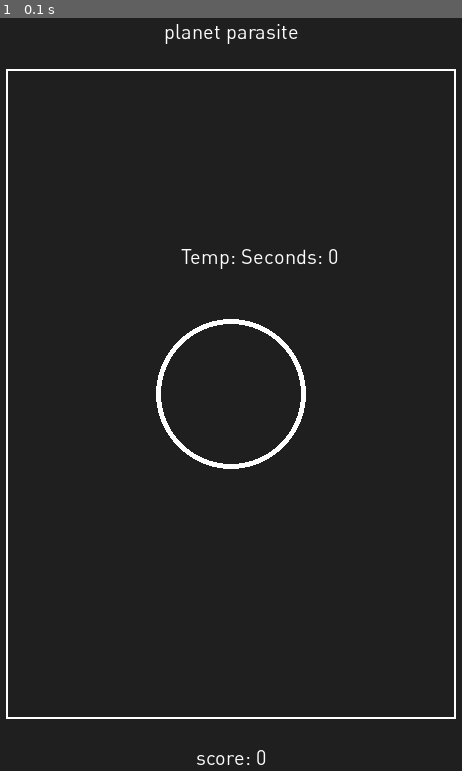
Above: before the commit, frame 1.
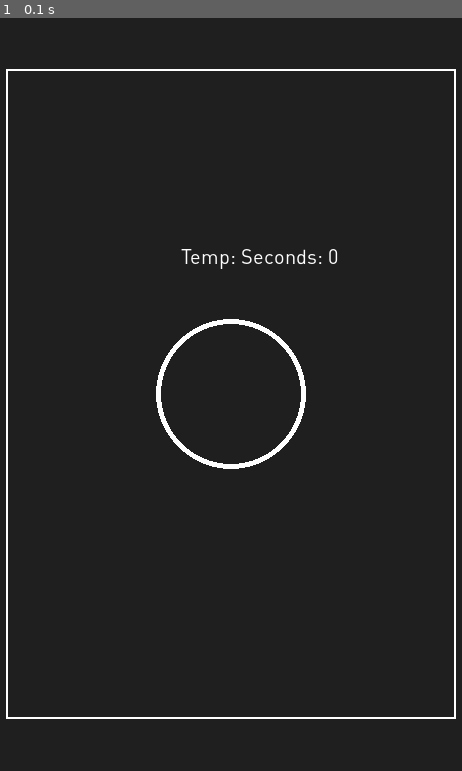
Above: after the commit, the same moment.

Repository: selenazhen/planetParasite
Game: pygame game, started from Game.py
The game is run twice, just before and just after one commit, with the same random seed, the same clock (stepped at 60 frames per second) and the same inputs.
Inputs:
- Up to frame 1 (0.1 s): no input

The runs differ from the first frame. In frame 1, 0.3% of the frame differs, in the area x 35-65%, y 0-100%.

Commit message:
still working on planets

Diff:
--- a/Game.py
+++ b/Game.py
@@ -27,9 +27,6 @@
     def timerFired(self, dt):
         pass
 
-    # def run(self):
-    #     super().__init__()
-
     def redrawAll(self, screen):
         w,h,m = self.width,self.height,self.margin
         basicfont = pygame.font.Font("DINPro.otf", 20)
@@ -47,21 +44,26 @@
         pCoordsY = planetCoordsY()
         planet = Planet(pCoordsX, pCoordsY)
 
-        if self.frameCount % 50 == 0:
+
+        if self.frameCount % 50 == 0 :
             self.planetList.add(planet)
             print ('updating')
-            print (self.planetList)
+            # print (self.planetList.sprites)
+
 
         self.planetList.update()
         self.planetList.draw(screen)
+        # planet.draw(screen,pCoordsX,pCoordsY)
 
-        pygame.draw.rect(screen, CHARCOAL,(0, 0, w, m)) #border top rect
-        pygame.draw.rect(screen, CHARCOAL,(0, 0, m, h)) #border bottom rect
-        pygame.draw.rect(screen, CHARCOAL,(w-m, 0, m, h)) #border top rect
-        pygame.draw.rect(screen, CHARCOAL,(0, h-m, w, m)) #border top rect
 
+
+        # pygame.draw.rect(screen, CHARCOAL,(0, 0, w, m)) #border top rect
+        # pygame.draw.rect(screen, CHARCOAL,(0, 0, m, h)) #border bottom rect
+        # pygame.draw.rect(screen, CHARCOAL,(w-m, 0, m, h)) #border top rect
+        # pygame.draw.rect(screen, CHARCOAL,(0, h-m, w, m)) #border top rect
+        #
         pygame.draw.rect(screen, WHITE,(m,m, w-(2*m),h-(2*m)), 2) #border
-        screen.blit(textScore, textScorerect)
-        screen.blit(textTitle, textTitlerect)
+        # screen.blit(textScore, textScorerect)
+        # screen.blit(textTitle, textTitlerect)
 
 Game(600, 800).run()
--- a/Planet.py
+++ b/Planet.py
@@ -24,6 +24,8 @@
         self.image = pygame.Surface((planetSize, planetSize), pygame.SRCALPHA)
         self.rect = self.image.get_rect() #Fetch the rectangle object that
                                             #has the dimensions of the image.
+        pygame.draw.circle(self.image, WHITE,(x,y),
+                            planetSize, 2) #testing circle
 
     def moveLeft(self):
         self.x -= 10
@@ -43,11 +45,10 @@
 
     def draw(self,screen,pCoordsX,pCoordsY): #call draw to show circles
         pygame.draw.circle(screen, WHITE,(pCoordsX,pCoordsY),
-                            planetSize, 5) #testing circle
+                            planetSize, 2) #testing circle
 
 
 def planetCoordsX(): #make a random planet and random size
-
     x = random.randrange(planetSize, screenWidth - planetSize)
     return x
 
--- a/pygamegame.py
+++ b/pygamegame.py
@@ -5,7 +5,7 @@
 import pygame
 import sys
 from pygame.locals import *
-# from Planet import Planet, planetCoords
+# from Planet import Planet, planetCoordsX,planetCoordsY
 
 CHARCOAL = (31,31,31)
 WHITE = (255,255,255)
@@ -56,7 +56,7 @@
         self.frameCount = 0
         self.frameRate = 60
         self.startTime = 90
-        self.planetList = pygame.sprite.Group()
+        # self.planetList = pygame.sprite.Group()
         pygame.init()
 
     def run(self):
@@ -103,18 +103,9 @@
                 elif event.type == pygame.QUIT:
                     playing = False
 
-
-
             screen.fill(CHARCOAL)
 
             self.redrawAll(screen)
-
-            # # planetList.update()
-            # planet = Planet(100,100)
-            #
-            # self.planetList.add(planet)
-            # # self.planetList.update()
-            # planet.draw(screen)
 
             basicfont = pygame.font.Font("DINPro.otf", 20)
 
